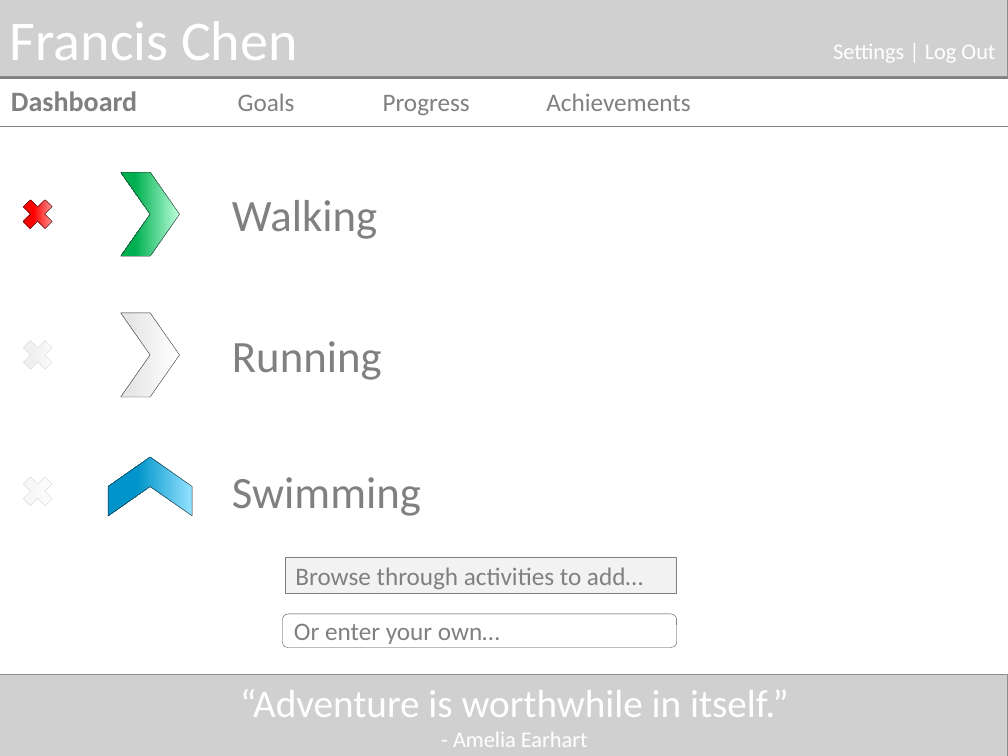
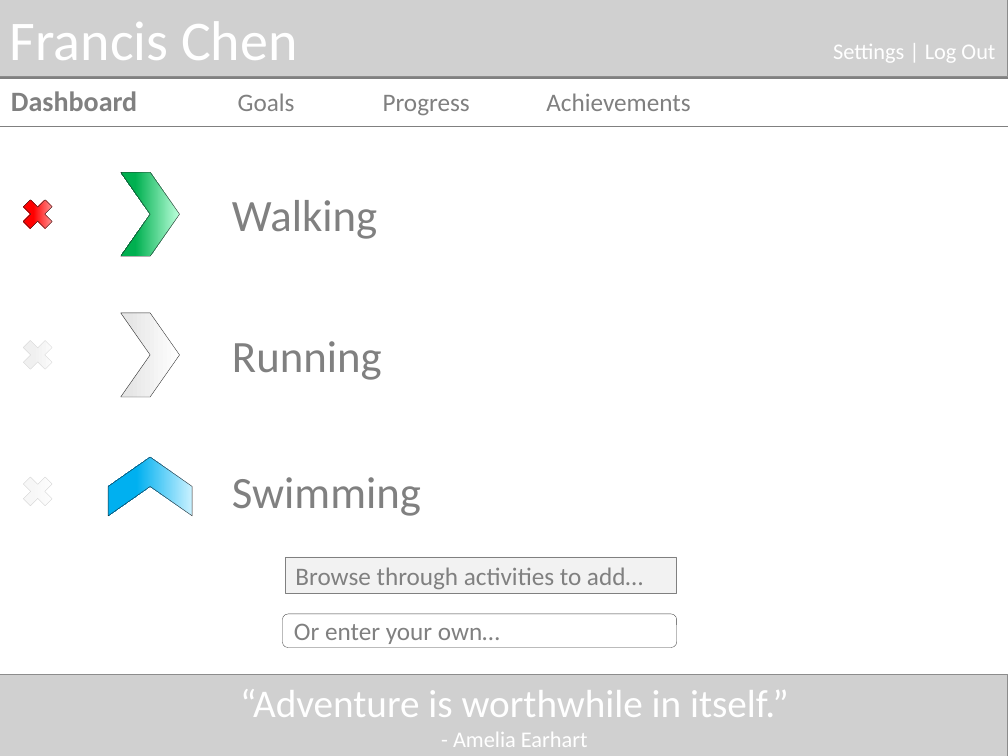
Before and after one commit to fxchen12/AlphaBrosPublic, a slide deck: slide 1 of docs/Mockups/First Draft/Draft Dashboard Mockup.pptx. Drawn at 1008x756 pixels with LibreOffice and Linux fonts; fonts in the diff are those of the drawing; grey boxes stand for pictures. Boxes give left, top, right and bottom in pixels: in the first picture for what was removed or moved away, otherwise in the second. Text is boxed around its words. In the diff, an @@ line names an element or a change of style, - is before the commit and + after.

```diff
--- a/docs/Mockups/First Draft/Draft Dashboard Mockup.pptx
+++ b/docs/Mockups/First Draft/Draft Dashboard Mockup.pptx
@@ chevron at [108, 457, 192, 516]: fill gradient #93E2FF to #0094CA to gradient #C9F1FF to #00B0F0 @@
```
Also in this commit, not shown: 6 other files.
